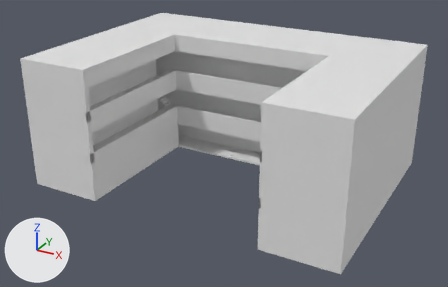
The FBX model SGD103-Homeless/Assets/Models/Motel.fbx, before and after one commit.
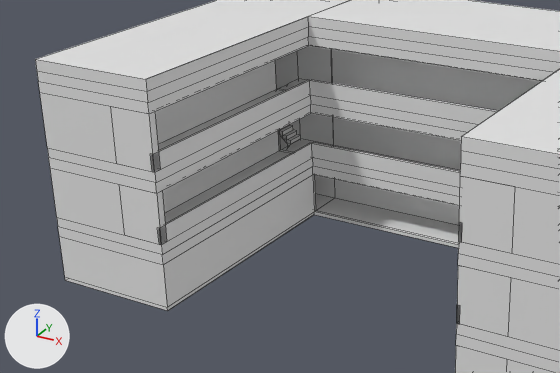
Each version is shown whole from a camera (50 mm lens) standing at (149.6, -213.4, 88.3) and looking at (65.3, -60.3, 11.8), then close up on the part from 0% to 71% of the width and 9% to 82% of the height. Arrows for +X, +Y and +Z are at lower left; the lights stay in place. The close-ups show mesh edges as thin lines. Vertices at the same position are counted once.
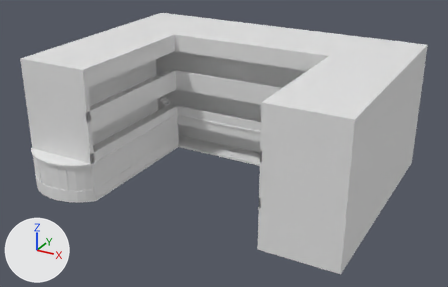
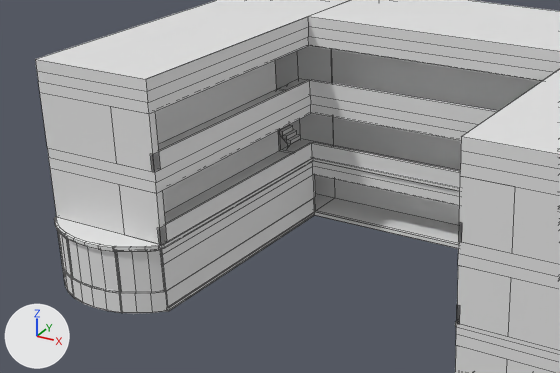
Commit message: Made modifications to the Motel model

Pixel boxes [x1, y1, x2, y2] of what changed, in the close-ups (560 x 373 px):
part 1 of me_cube_002, added: after [54, 158, 560, 373]

The change, as a list of edits to the scene's bpy script:
```text
Change me_cube_002:
    used by ob_cube; location = (22.4, 0.0, 0.0)
    remove me_cube_002.from_pydata(...)  # 434 vertices, 362 faces; spans x -7.0..91.7, y -90.2..-18.4, z -1.0..39.2
    add me_cube_002.from_pydata(...)  # 719 vertices, 626 faces; spans x -7.3..91.7, y -95.7..-18.4, z -1.0..39.2
    me_cube_002 part 1: 285 vertices added at x -7.3..91.7, y -95.7..-18.4, z -1.0..11.2
```
